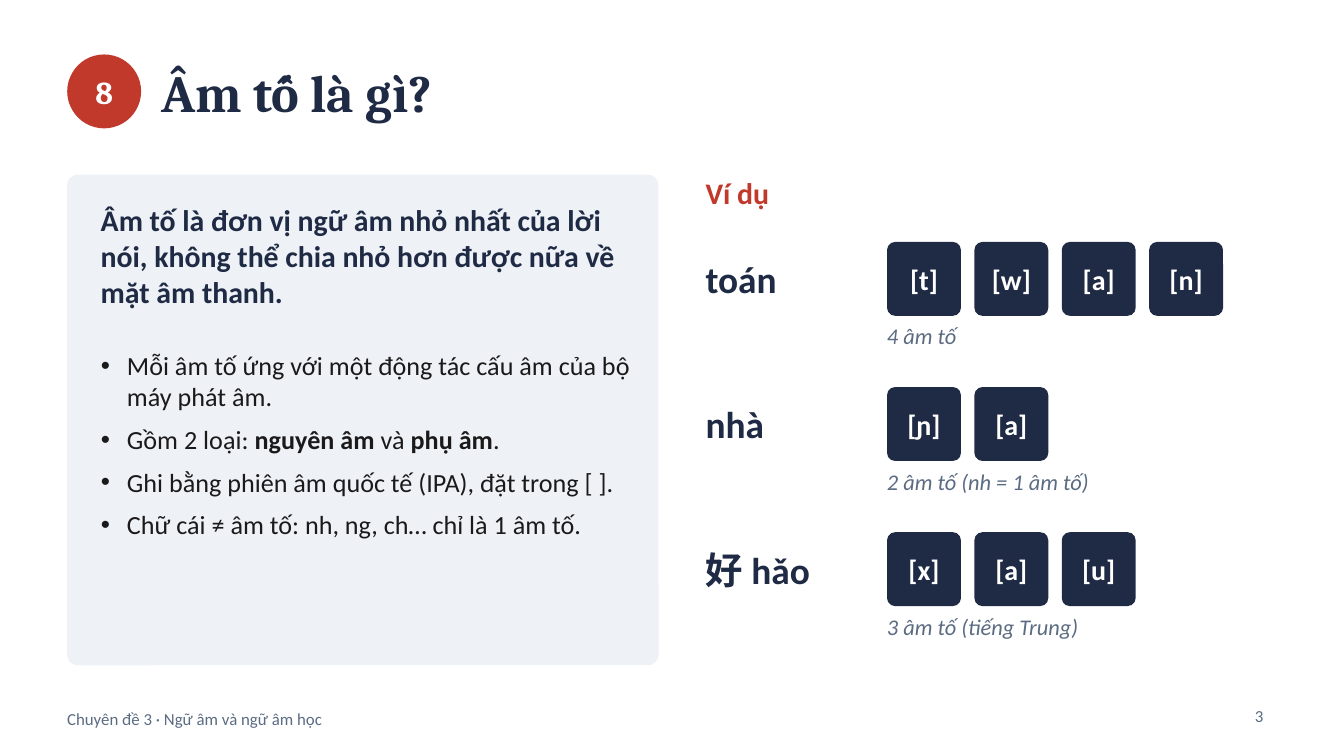
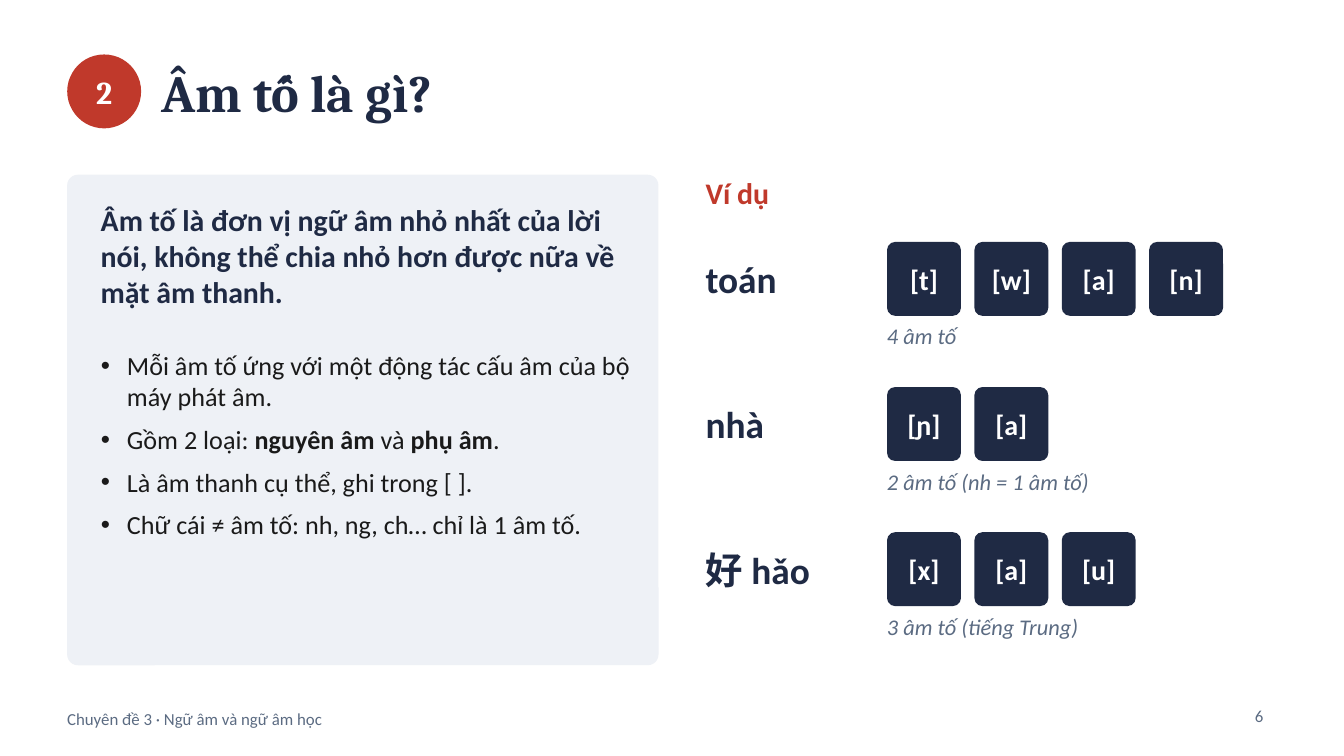
Before and after one commit to datpolime/Claude, a slide deck: slide 6 of Chuyen_de_3_Ngu_am_va_ngu_am_hoc.pptx (slide 3 before the commit). Drawn at 1344x756 pixels with LibreOffice and Linux fonts; fonts in the diff are those of the drawing. Boxes give left, top, right and bottom in pixels: in the first picture for what was removed or moved away, otherwise in the second. Text is boxed around its words. In the diff, an @@ line names an element or a change of style, - is before the commit and + after.

```diff
--- a/Chuyen_de_3_Ngu_am_va_ngu_am_hoc.pptx
+++ b/Chuyen_de_3_Ngu_am_va_ngu_am_hoc.pptx
@@ text at [96, 82, 112, 104]: text changed @@
-8
+2
@@ text at [127, 471, 438, 497]: text changed @@
-• Ghi bằng phiên âm quốc tế (IPA), đặt trong [ ].
+• Là âm thanh cụ thể, ghi trong [ ].
@@ page number at [1255, 710, 1264, 722]: text changed @@
-3
+6
```
Also in this commit, not shown: 5 other slides changed, 32 slides added, 13 slides removed.
